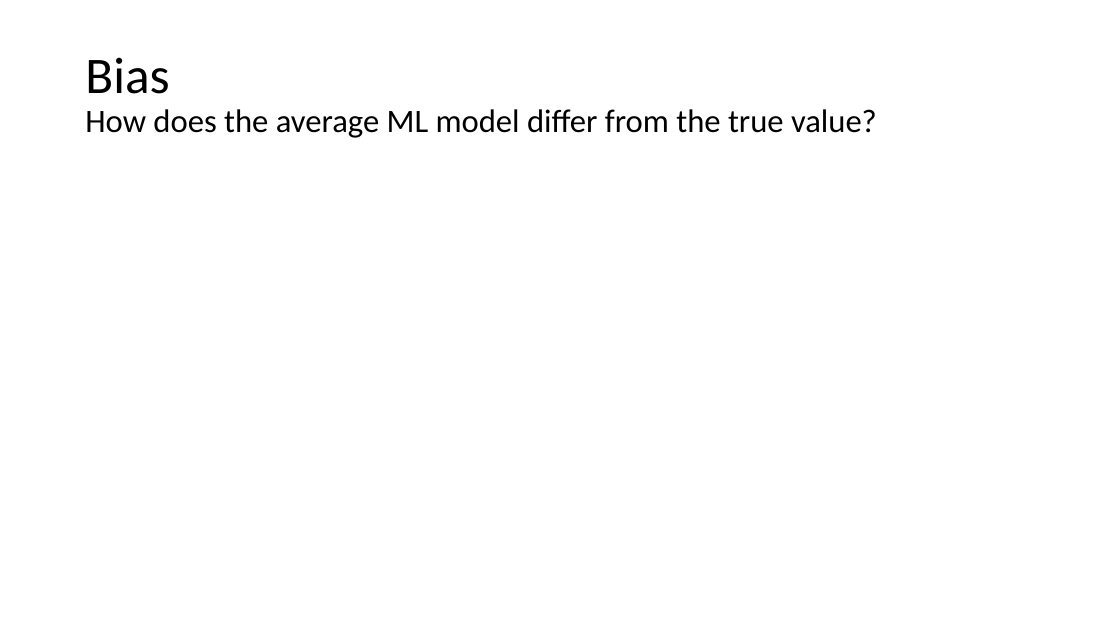
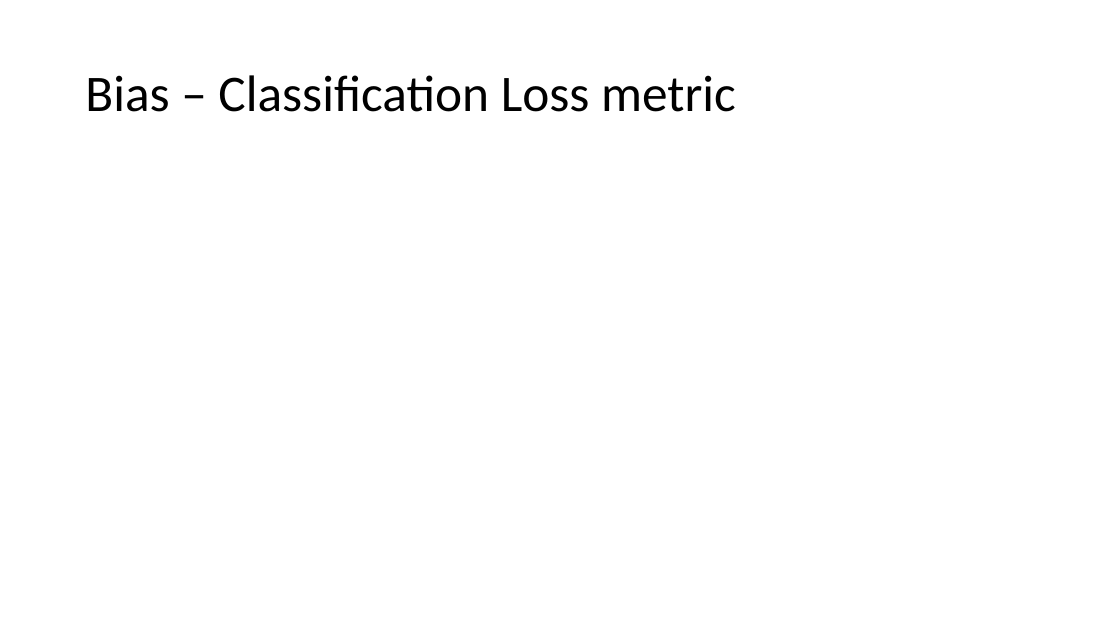
Before and after one commit to meenakshsundaram/AIML, a slide deck: slide 8 of DecisionTrees/DecisionTrees.pptx. Drawn at 1120x630 pixels with LibreOffice and Linux fonts; fonts in the diff are those of the drawing; grey boxes stand for pictures. Boxes give left, top, right and bottom in pixels: in the first picture for what was removed or moved away, otherwise in the second. Text is boxed around its words. In the diff, an @@ line names an element or a change of style, - is before the commit and + after.

```diff
--- a/DecisionTrees/DecisionTrees.pptx
+++ b/DecisionTrees/DecisionTrees.pptx
@@ title at box(85, 75, 736, 112): text changed; size 28 to 44 pt @@
-Bias
-How does the average ML model differ from the true value?
+Bias – Classification Loss metric
```
Also in this commit, not shown: 4 other slides changed, 3 slides added, 2 other files.
